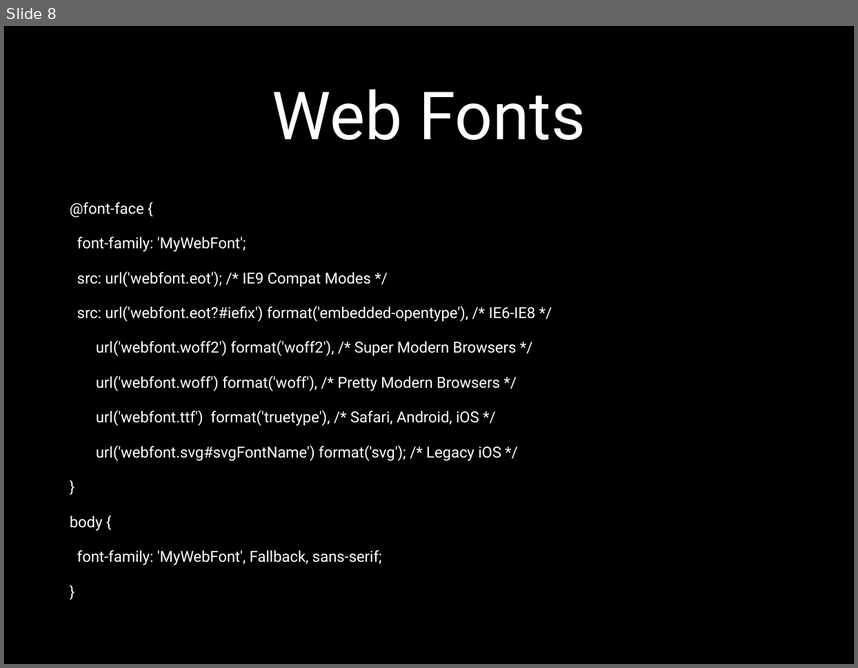
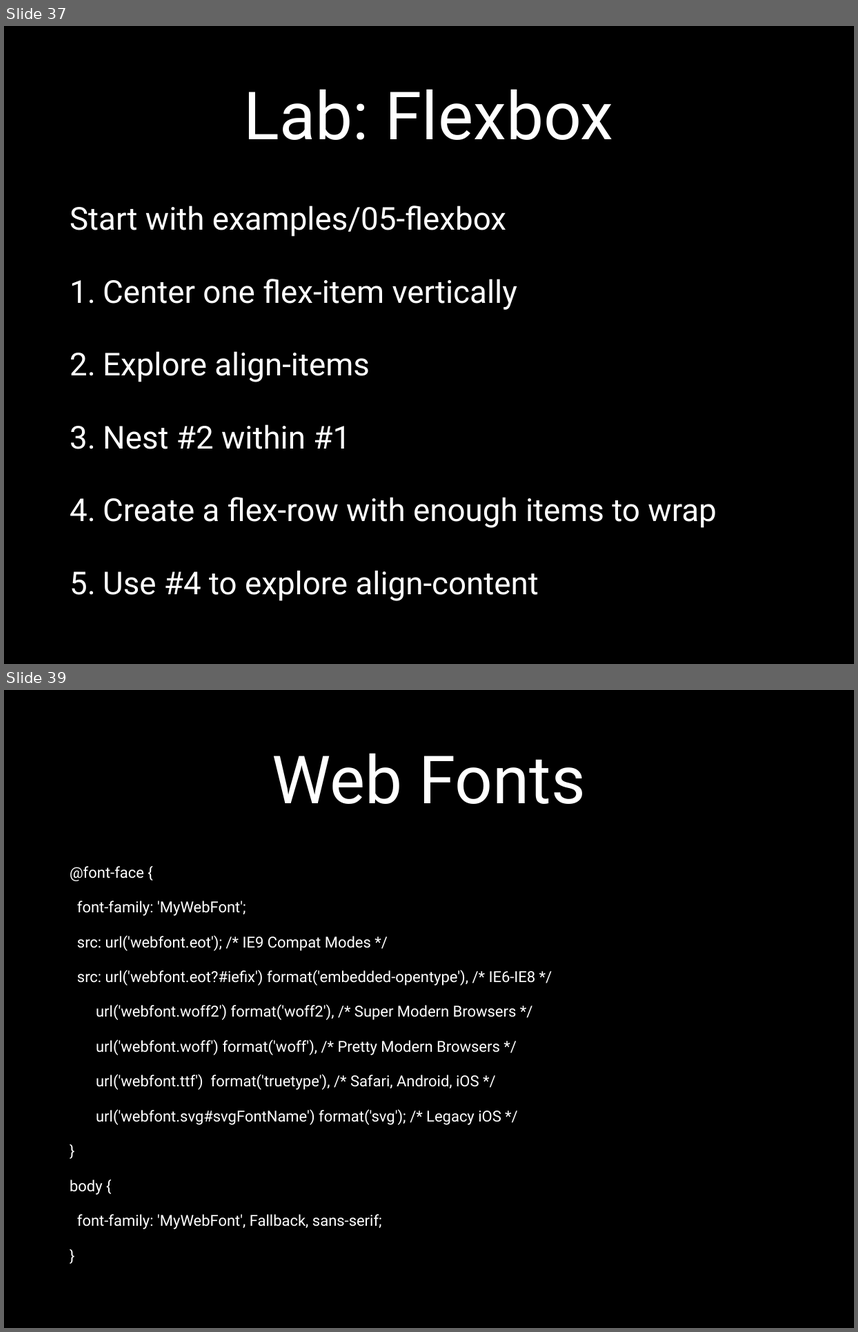
Before and after one commit to eliasjames/training-web-dev, a slide deck: intermediate-front-end/slides/powerpoint/day3.pptx. Shown one above the other, each under a label of ours: slide 8 before the commit, slides 37 and 39 after it; the slides between them are not shown. The pictures are 858x668 and 858x1332 pixels, drawn with LibreOffice and Linux fonts; fonts in the diff are those of the drawing. Boxes give left, top, right and bottom in pixels: in the first picture for what was removed or moved away, otherwise in the second. Text is boxed around its words. In the diff, an @@ line names an element or a change of style, - is before the commit and + after.

```diff
--- a/intermediate-front-end/slides/powerpoint/day3.pptx
+++ b/intermediate-front-end/slides/powerpoint/day3.pptx
@@ slide 37 added at <box>4,26,854,664</box>, background #000000 @@
@@ title added at <box>244,89,614,140</box>, 80 pt, text #FFFFFF @@
+Lab: Flexbox
@@ text added at <box>70,205,717,601</box>, 38 pt, text #FFFFFF @@
+Start with examples/05-flexbox
+1. Center one flex-item vertically
+2. Explore align-items
+3. Nest #2 within #1
+4. Create a flex-row with enough items to wrap
+5. Use #4 to explore align-content
@@ what was slide 8 is now slide 39 @@
```
Also in this commit, not shown: 1 slide changed, 38 other slides added.
